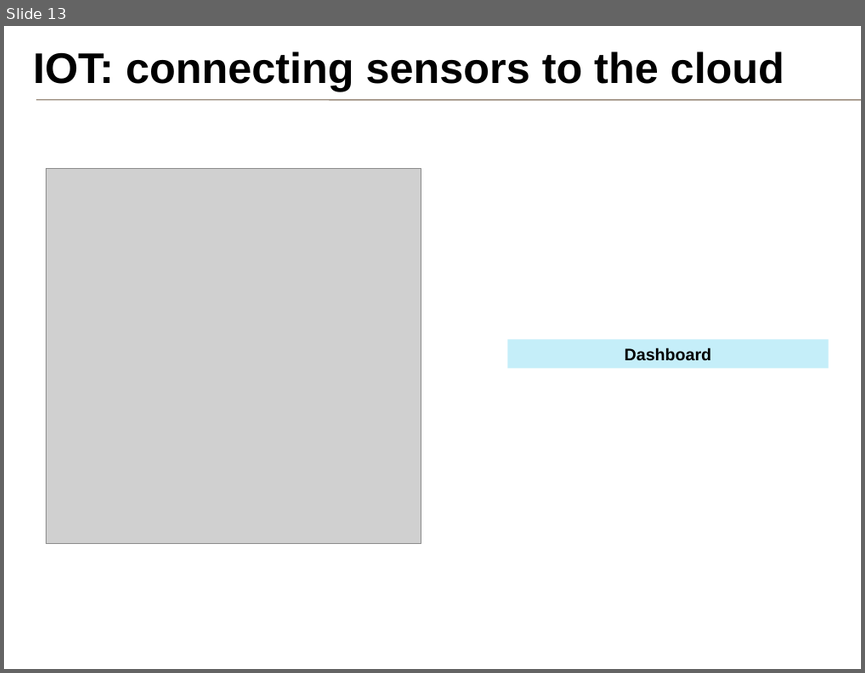
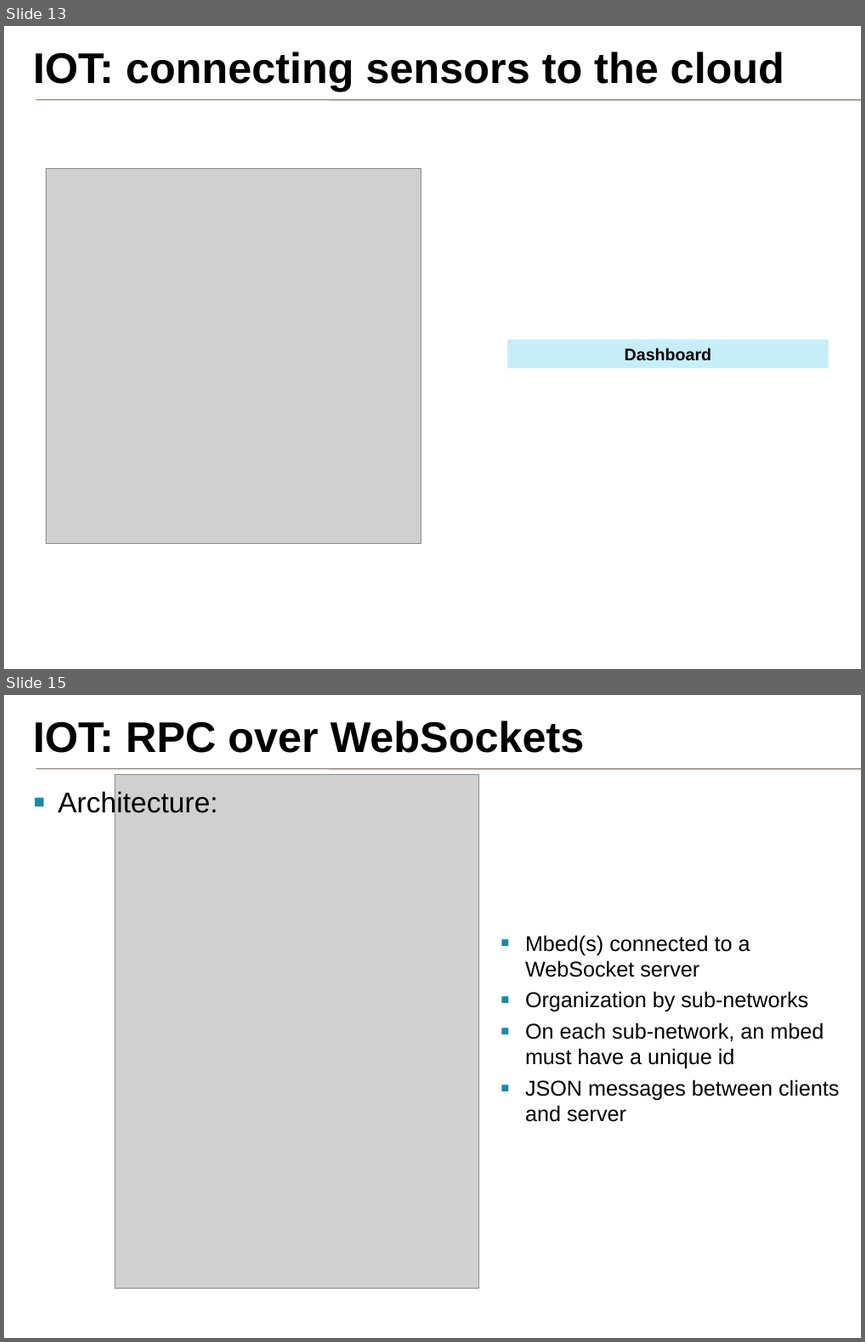
Before and after one commit to samux/ARM-internship-report, a slide deck: presentation_en/pres.pptx. Shown one above the other, each under a label of ours: slide 13 before the commit, slides 13 and 15 after it; the slides between them are not shown. The pictures are 865x673 and 865x1342 pixels, drawn with LibreOffice and Linux fonts; fonts in the diff are those of the drawing; grey boxes stand for pictures; background and template pictures are left out. Boxes give left, top, right and bottom in pixels: in the first picture for what was removed or moved away, otherwise in the second. Text is boxed around its words. In the diff, an @@ line names an element or a change of style, - is before the commit and + after.

```diff
--- a/presentation_en/pres.pptx
+++ b/presentation_en/pres.pptx
@@ slide 15 added at <box>4,695,861,1338</box>, background #FFFFFF; not listed: 2 template elements that a slide beside it also shows @@
@@ title added at <box>33,721,585,753</box>, 36 pt, text #000000, bold @@
+IOT: RPC over WebSockets
@@ text added at <box>58,789,218,818</box>, 24 pt, text #000000 @@
+▪ Architecture:
@@ picture added at <box>115,775,478,1289</box> @@
@@ text added at <box>525,935,839,1122</box>, 18 pt, text #000000 @@
+▪ Mbed(s) connected to a WebSocket server
+▪ Organization by sub-networks
+▪ On each sub-network, an mbed must have a unique id
+▪ JSON messages between clients and server
```
Also in this commit, not shown: 3 slides changed, 4 other slides added.
